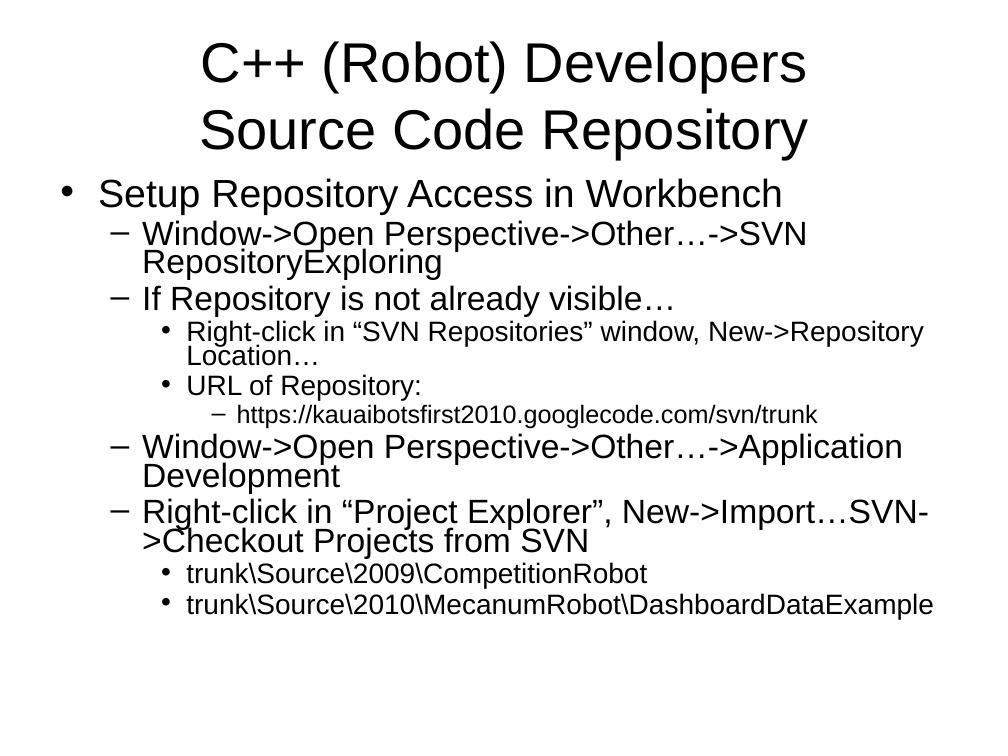
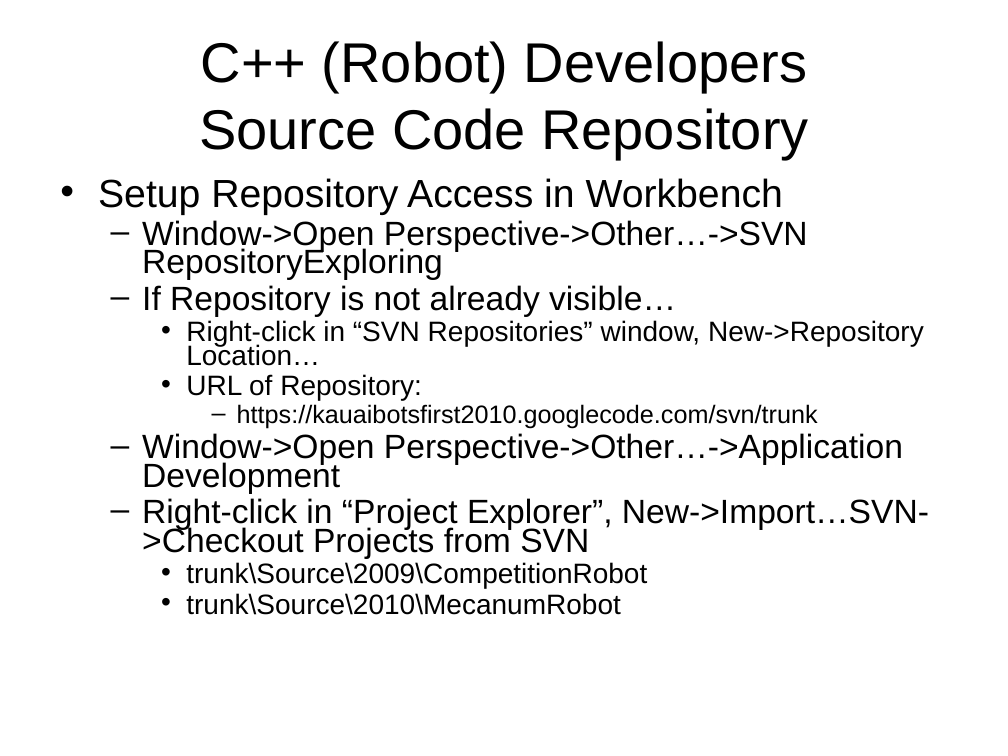
Before and after one commit to kauailabs/kauaibotsfirst2010, a slide deck: slide 5 of Documentation/Organization/DevSystemSetup.ppt. Drawn at 1008x756 pixels with LibreOffice and Linux fonts; fonts in the diff are those of the drawing. Boxes give left, top, right and bottom in pixels: in the first picture for what was removed or moved away, otherwise in the second. Text is boxed around its words. In the diff, an @@ line names an element or a change of style, - is before the commit and + after.

```diff
--- a/Documentation/Organization/DevSystemSetup.ppt
+++ b/Documentation/Organization/DevSystemSetup.ppt
@@ text at <box>186,593,621,615</box>: text changed @@
-    • trunk\Source\2010\MecanumRobot\DashboardDataExample
+    • trunk\Source\2010\MecanumRobot
```
